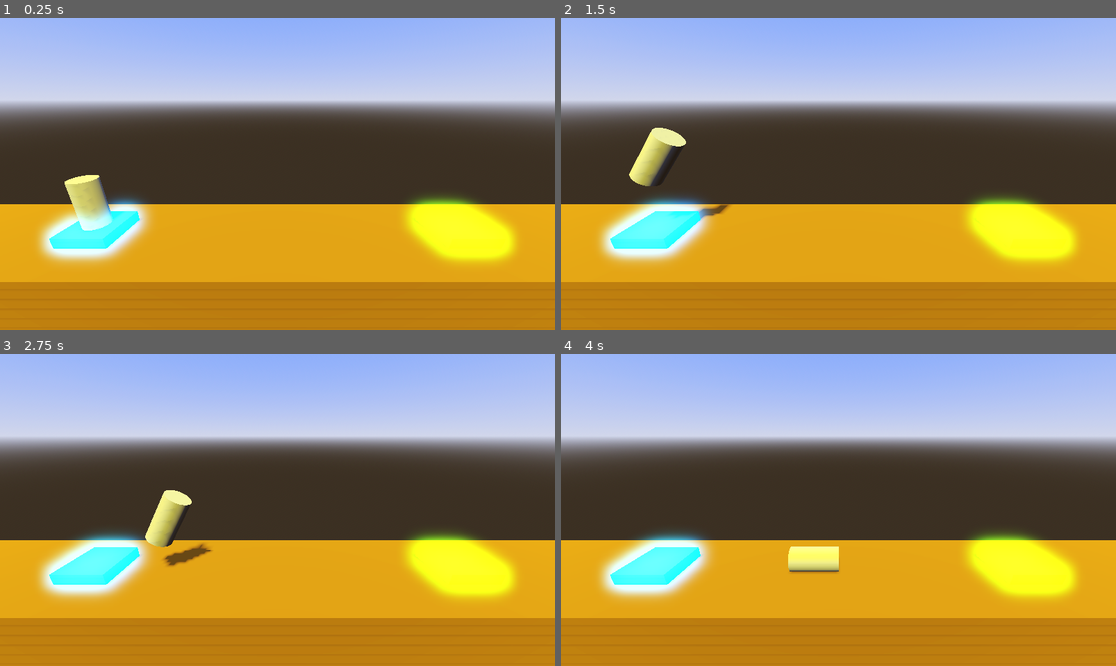
Above: before the commit, frames 1-4 (two rows, left to right).
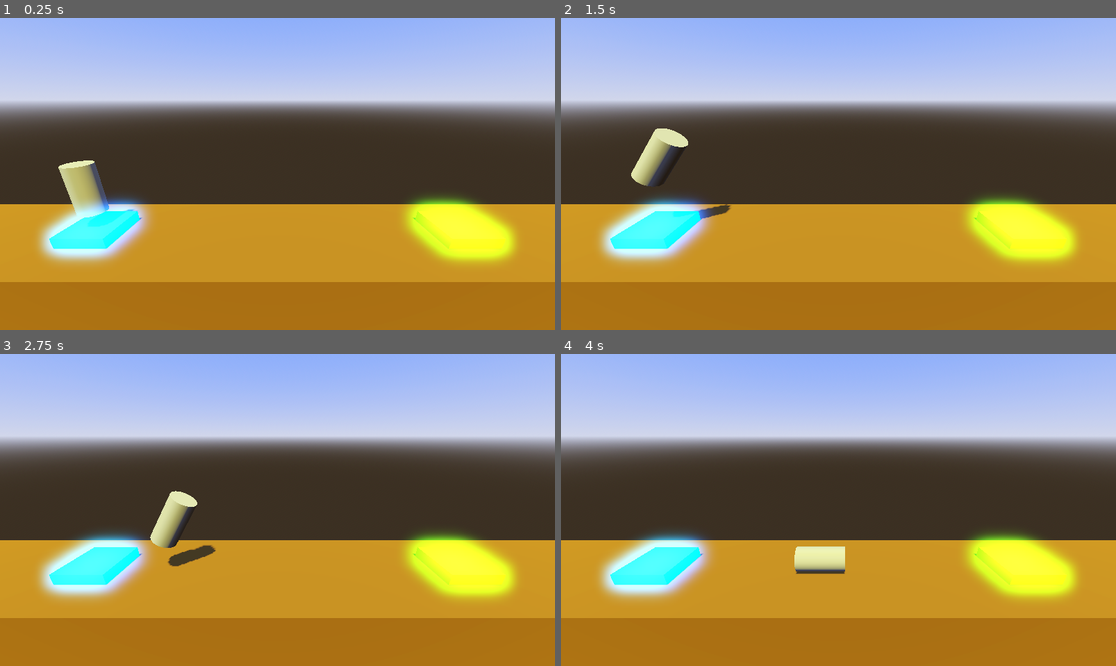
Above: after the commit, the same moments.

Repository: SirBarbecuedWaffle/Project-Boost
Game: Godot game, scene res://levels/level.tscn
Two runs of this game, one before a commit and one after it. Both use one fixed random seed, a clock stepped at 60 frames per second and the inputs below.
Inputs:
- Up to frame 1 (0.25 s): no input
- Up to frame 2 (1.5 s): hold D (rot_right) 0.53-1.28 s; hold Space (boost) 0.53-1.28 s; hold A (rot_left) from 1.28 s (still down); tap Space (boost) at 1.35 s
- Up to frame 3 (2.75 s): release A (rot_left) at 2.03 s; hold D (rot_right) from 2.03 s (still down); hold Space (boost) from 2.03 s (still down)
- Up to frame 4 (4 s): release Space (boost) at 2.78 s; tap Space (boost) at 2.85 s; release D (rot_right) at 3.53 s; hold A (rot_left) from 3.53 s (still down); hold Space (boost) from 3.53 s (still down)

The runs differ from the first frame. In frame 1, 22% of the frame differs, in the area x 0-100%, y 45-85%; in frame 2, 22%; in frame 3, 22%; in frame 4, 21%.

Commit message:
CollisionPrinterYIPPEE

Diff:
--- a/new-game-project/Player/player.gd
+++ b/new-game-project/Player/player.gd
@@ -14,3 +14,8 @@
 		apply_torque(Vector3(0.0,0.0,delta*100))
 	if Input.is_action_pressed("rot_right"):
 		apply_torque(Vector3(0.0,0.0,delta*-100))
+
+
+func _on_body_entered(body: Node) -> void:
+	print(body.name)
+	print("AAAAAAAAAAAAAAAAAA")
--- a/new-game-project/Player/player.tscn
+++ b/new-game-project/Player/player.tscn
@@ -7,9 +7,11 @@
 [sub_resource type="CylinderShape3D" id="CylinderShape3D_l8h54"]
 
 [node name="Player" type="RigidBody3D"]
-transform = Transform3D(1, 0, 0, 0, 1, 0, 0, 0, 1, 0, 1.7743158, 0)
+transform = Transform3D(1, 0, 0, 0, 1, 0, 0, 0, 1, 0, 0.9165852, 0)
 axis_lock_linear_z = true
 axis_lock_angular_x = true
+contact_monitor = true
+max_contacts_reported = 10
 linear_damp = 1.0
 angular_damp = 3.0
 script = ExtResource("1_l8h54")
@@ -21,3 +23,5 @@
 [node name="CollisionShape3D" type="CollisionShape3D" parent="."]
 transform = Transform3D(1, 0, 0, 0, 1, 0, 0, 0, 1, 0, 0.65354943, 0)
 shape = SubResource("CylinderShape3D_l8h54")
+
+[connection signal="body_entered" from="." to="." method="_on_body_entered"]
--- a/new-game-project/levels/level.tscn
+++ b/new-game-project/levels/level.tscn
@@ -30,7 +30,6 @@
 [node name="DirectionalLight3D" type="DirectionalLight3D" parent="."]
 transform = Transform3D(1, 0, 0, 0, 0.45982784, 0.888008, 0, -0.888008, 0.45982784, 0, 12.767386, 4.9112964)
 light_color = Color(1, 0.90000004, 0, 1)
-light_angular_distance = 33.4
 shadow_enabled = true
 
 [node name="WorldEnvironment" type="WorldEnvironment" parent="."]
@@ -48,9 +47,6 @@
 size = Vector3(2, 0.5, 2)
 material = SubResource("StandardMaterial3D_umreq")
 
-[node name="Player" parent="launchPad" instance=ExtResource("1_80vhd")]
-transform = Transform3D(1, 0, 0, 0, 1, 0, 0, 0, 1, 0, 0.61721957, 0)
-
 [node name="landingPad" type="CSGBox3D" parent="."]
 transform = Transform3D(1, 0, 0, 0, 1, 0, 0, 0, 1, 7.5, 0.2, 0)
 use_collision = true
@@ -59,3 +55,6 @@
 
 [node name="Camera3D" type="Camera3D" parent="."]
 transform = Transform3D(1, 0, 0, 0, 0.9396926, 0.34202012, 0, -0.34202012, 0.9396926, 0, 5.3, 7.275)
+
+[node name="Player" parent="." instance=ExtResource("1_80vhd")]
+transform = Transform3D(1, 0, 0, 0, 1, 0, 0, 0, 1, -7.5, 1.6548128, 0)
